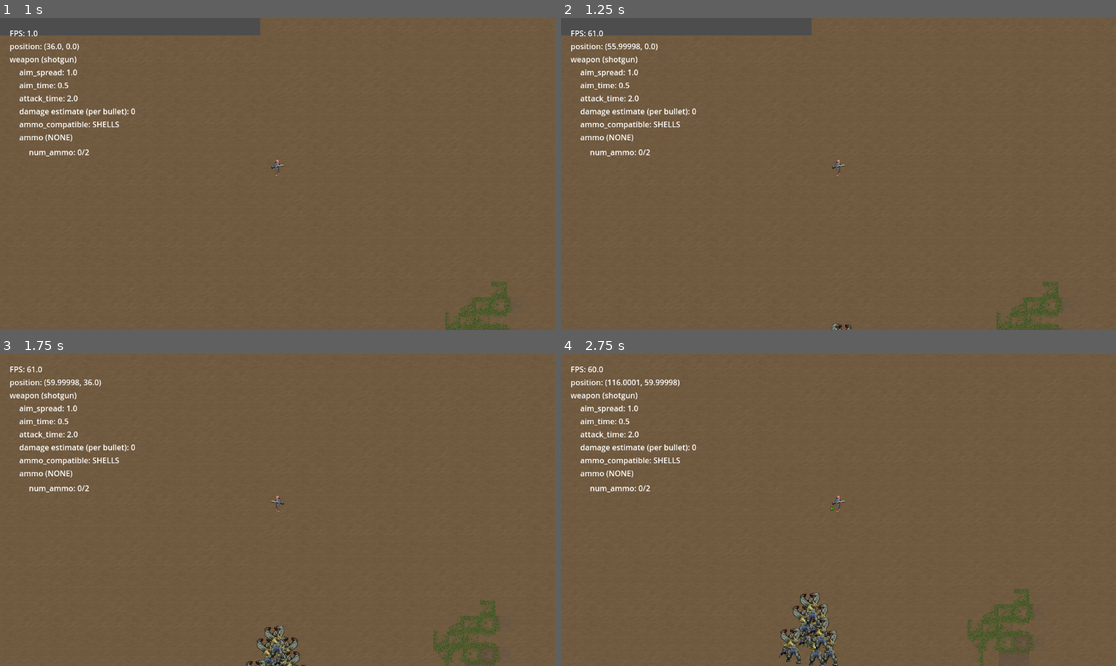
Above: before the commit, frames 1-4 (two rows, left to right).
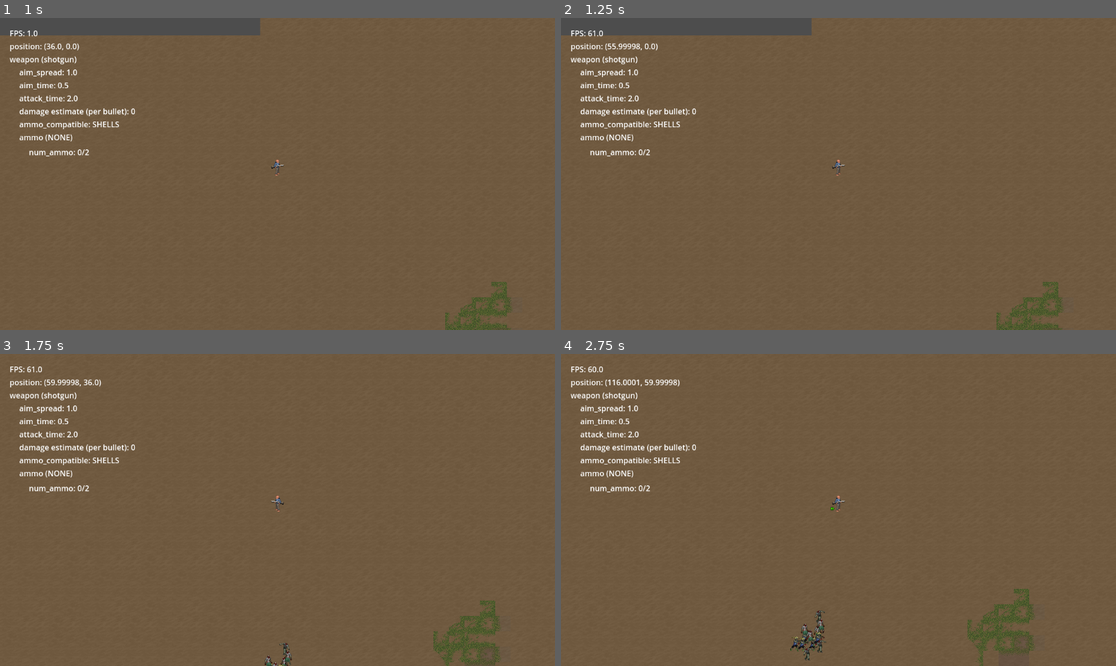
Above: after the commit, the same moments.

Repository: tegaki-tegaki/z_game
Game: Godot game, scene res://world/main.tscn
Same seed, same stepped clock (60 frames per second), same inputs: the game is played once before the commit and once after it.
Inputs (mouse positions are in pixels of both pictures, inside the frame that each line leads up to):
- Up to frame 1 (1 s): tap Enter at 0.5 s; move the mouse to (399, 158) at 0.52 s; hold D (move_right) from 0.53 s (still down); hold Right mouse button (aim_weapon) from 0.53 s (still down)
- Up to frame 2 (1.25 s): keep holding D (move_right); keep holding Right mouse button (aim_weapon)
- Up to frame 3 (1.75 s): move the mouse to (166, 525) at 1.27 s; release D (move_right) at 1.28 s; release Right mouse button (aim_weapon) at 1.28 s; hold S (move_down) from 1.28 s (still down); click (166, 525) at 1.35 s
- Up to frame 4 (2.75 s): move the mouse to (894, 441) at 2.02 s; release S (move_down) at 2.03 s; hold D (move_right) from 2.03 s (still down); hold Shift (run_hold) from 2.03 s (still down)

Frame 1 is identical in both runs. In frame 2, less than 0.1% of the frame differs, in the area x 48-53%, y 97-100%; in frame 3, 0.6%; in frame 4, 1.3%, in the area x 39-50%, y 76-100%.

Commit message:
move more into Character.load_creature()

Diff:
--- a/models/creature.gd
+++ b/models/creature.gd
@@ -9,3 +9,4 @@
 @export var health: float
 @export var name: String
 @export var y_offset: float
+@export var corpse_y_offset: float
--- a/resources/creatures/mon_zombie_brainless.tres
+++ b/resources/creatures/mon_zombie_brainless.tres
@@ -4,17 +4,10 @@
 
 [resource]
 script = ExtResource("1_drbxe")
-sprite_texture = "human_body_plus.png"
-sprite_hframes = 16
-sprite_vframes = 38
-sprite_frame = 183
-sprite_corpse_texture = "human_body_plus.png"
-sprite_corpse_hframes = 16
-sprite_corpse_vframes = 38
-sprite_corpse_frame = 181
 size = 7.0
 speed = 65.0
-health = 1000.0
+health = 800.0
 name = "mon_zombie_brainless"
 y_offset = 8.0
+corpse_y_offset = 8.0
 metadata/_custom_type_script = "uid://b6gcuujxr28r"
--- a/resources/creatures/mon_zombie_hulk.tres
+++ b/resources/creatures/mon_zombie_hulk.tres
@@ -5,8 +5,9 @@
 [resource]
 script = ExtResource("1_p3c65")
 size = 14.0
-speed = 68.0
+speed = 75.0
 health = 10000.0
 name = "mon_zombie_hulk"
-y_offset = 8.0
+y_offset = -6.0
+corpse_y_offset = 10.0
 metadata/_custom_type_script = "uid://b6gcuujxr28r"
--- a/resources/creatures/mon_zombie_runner.tres
+++ b/resources/creatures/mon_zombie_runner.tres
@@ -4,17 +4,10 @@
 
 [resource]
 script = ExtResource("1_1q7a1")
-sprite_texture = "human_body_plus.png"
-sprite_hframes = 16
-sprite_vframes = 38
-sprite_frame = 195
-sprite_corpse_texture = "human_body_plus.png"
-sprite_corpse_hframes = 16
-sprite_corpse_vframes = 38
-sprite_corpse_frame = 221
 size = 7.0
 speed = 80.0
 health = 1000.0
 name = "mon_zombie_runner"
 y_offset = 8.0
+corpse_y_offset = 8.0
 metadata/_custom_type_script = "uid://b6gcuujxr28r"
--- a/scripts/Utils.gd
+++ b/scripts/Utils.gd
@@ -25,7 +25,9 @@
 
 
 static func play_shot_sound(node: Node, sound: AudioStream):
-    var audioplayer = node.get_node("%audio/gunshot") as AudioStreamPlayer2D
+    var audioplayer = (
+        node.get_node("%audio/gunshot") as AudioStreamPlayer2D
+    )
     audioplayer.stream = sound
     audioplayer.play()
 
@@ -34,3 +36,20 @@
     var audioplayer = node.get_node("%audio/reload") as AudioStreamPlayer2D
     audioplayer.stream = sound
     audioplayer.play()
+
+
+## [param items] must be like this: [ [item, weight], [item, weight] ]
+static func weighted_random_pick(items: Array):
+    var total_weight = 0.0
+    for item in items:
+        total_weight += item[1]
+
+    var random_value = randf() * total_weight
+    var cumulative = 0.0
+
+    for item in items:
+        cumulative += item[1]
+        if random_value < cumulative:
+            return item[0]
+
+    return items[-1][0]  # Fallback
--- a/scripts/body_component.gd
+++ b/scripts/body_component.gd
@@ -6,24 +6,8 @@
 @onready var base: Sprite2D = $base
 
 
-func _ready():
-    base.texture = creature.sprite
-    position.y = creature.y_offset
-
-
 func _process(_delta: float):
     if aim.target_position.x > 0:
         transform.x = Vector2.RIGHT
     elif aim.target_position.x < 0:
         transform.x = Vector2.LEFT
-
-
-func set_dead():
-    base.texture = creature.sprite_corpse
-
-
-func load_creature(_creature: CreatureResource):
-    creature = _creature
-    var textures = G.get_creature_textures(_creature.name)
-    creature.sprite = textures.texture
-    creature.sprite_corpse = textures.corpse_texture
--- a/scripts/health_bar_component.gd
+++ b/scripts/health_bar_component.gd
@@ -1,11 +1,11 @@
 class_name HealthBarComponent
 extends ProgressBar
 
-@export var body: BodyComponent
+@onready var parent: Character = $".."
 
 func _ready():
     value = 1.0
-    position += Vector2(0, body.creature.size)
+    position += Vector2(0, parent.creature.size)
 
 
 func _process(_delta: float):
--- a/scripts/health_component.gd
+++ b/scripts/health_component.gd
@@ -1,9 +1,8 @@
 extends Node2D
 class_name HealthComponent
 
-@export var MAX_HEALTH := 1000.0
 @export var health_bar: HealthBarComponent
-@onready var parent = get_parent()
+@onready var parent = get_parent() as Character
 
 var health: float
 
@@ -12,7 +11,7 @@
 var __damage_within_tick = 0.0
 
 func _ready():
-    health = MAX_HEALTH
+    health = parent.health
 
 func damage(raw_damage: float, impact_vector: Vector2):
     health -= raw_damage
@@ -37,4 +36,4 @@
         #parent.queue_free()
 
     if health_bar:
-        health_bar.value = inverse_lerp(0.0, MAX_HEALTH, health)
+        health_bar.value = inverse_lerp(0.0, parent.MAX_HEALTH, health)
--- /dev/null
+++ b/world/characters/Character.gd
@@ -0,0 +1,50 @@
+extends CharacterBody2D
+class_name Character
+
+@export var body: BodyComponent
+@export var hitbox_component: CollisionShape2D
+@export var health_component: HealthComponent
+@export var label: Label
+
+var creature: CreatureResource
+
+var MAX_HEALTH: float
+var health: float
+var speed: float
+var stamina = 100
+var strength = 10
+var is_dead = false
+
+
+func _ready():
+    body.base.texture = creature.sprite
+    body.position.y = creature.y_offset
+    speed = creature.speed
+
+
+func load_creature(creature_: CreatureResource):
+    creature = creature_
+    var textures = G.get_creature_textures(creature_.name)
+    creature.sprite = textures.texture
+    creature.sprite_corpse = textures.corpse_texture
+    MAX_HEALTH = creature_.health
+    health = creature_.health
+    speed = creature_.speed
+
+    var shape = CircleShape2D.new()
+    shape.radius = creature.size
+    hitbox_component.shape = shape
+
+    if label:
+        label.text = creature.name
+
+
+func damage(raw_damage: float, impact_vector: Vector2):
+    health_component.damage(raw_damage, impact_vector)
+
+
+func set_dead():
+    is_dead = true
+    body.base.texture = creature.sprite_corpse
+    body.position.y = creature.corpse_y_offset
+    hitbox_component.disabled = true
--- a/world/characters/enemy.gd
+++ b/world/characters/enemy.gd
@@ -1,17 +1,12 @@
+extends Character
 class_name Enemy
-extends CharacterBody2D
 
 @onready var sprite_2d: Sprite2D = $Sprite2D
-@onready var health_component: HealthComponent = $HealthComponent
 @onready var aim_component: RayCast2D = $AimComponent
 @onready var wield: Node2D = $wield
-@onready var body_component: BodyComponent = $BodyComponent
-@onready var hitbox_component: CollisionShape2D = $HitboxComponent
 
 var has_target = false
 var target: Vector2 = Vector2()
-var speed
-var is_dead = false
 
 var player = null
 
@@ -23,7 +18,8 @@
             player = _player
 
 func _ready() -> void:
-    speed = body_component.creature.speed
+    super._ready()
+    pass
 
 
 ## [code]time_scale[/code] determines velocity
@@ -42,14 +38,6 @@
     move_and_slide()
 
 
-func damage(raw_damage: float, impact_vector: Vector2):
-    health_component.damage(raw_damage, impact_vector)
-
-func set_dead():
-    is_dead = true
-    body_component.set_dead()
-    hitbox_component.disabled = true
-
 func update_ai(player_state: PlayerState):
     # if can see player -> move to
     # if can't see but saw -> move to last seen
--- a/world/characters/enemy.tscn
+++ b/world/characters/enemy.tscn
@@ -10,11 +10,15 @@
 [sub_resource type="CircleShape2D" id="CircleShape2D_nhupr"]
 radius = 6.5
 
-[node name="enemy" type="CharacterBody2D"]
+[node name="enemy" type="CharacterBody2D" node_paths=PackedStringArray("body", "hitbox_component", "health_component", "label")]
 collision_layer = 2
 collision_mask = 3
 motion_mode = 1
 script = ExtResource("1_nhupr")
+body = NodePath("BodyComponent")
+hitbox_component = NodePath("HitboxComponent")
+health_component = NodePath("HealthComponent")
+label = NodePath("name")
 
 [node name="HitboxComponent" type="CollisionShape2D" parent="."]
 shape = SubResource("CircleShape2D_nhupr")
@@ -35,9 +39,8 @@
 theme_override_colors/font_color = Color(1, 1, 1, 0.415686)
 text = "monster_name"
 
-[node name="HealthBarComponent" parent="." node_paths=PackedStringArray("body") instance=ExtResource("3_rcv5e")]
+[node name="HealthBarComponent" parent="." instance=ExtResource("3_rcv5e")]
 unique_name_in_owner = true
-body = NodePath("../BodyComponent")
 
 [node name="HealthComponent" parent="." node_paths=PackedStringArray("health_bar") instance=ExtResource("3_ggbst")]
 health_bar = NodePath("../HealthBarComponent")
--- a/world/characters/player.gd
+++ b/world/characters/player.gd
@@ -1,18 +1,14 @@
-extends CharacterBody2D
+extends Character
 class_name Player
 
 signal player_action(player)
 
 @onready var skin: Sprite2D = %skin
 @onready var combat: CombatComponent = %CombatComponent
-@onready var body_component: BodyComponent = %BodyComponent
 @onready var bullets = C.bullets
 @onready var bullet_decals = C.bullet_decals
 @onready var aim_component: AimComponent = $AimComponent
 
-var speed = 80
-var stamina = 100
-var strength = 10
 var can_act = true
 
 var is_aiming = false
@@ -20,6 +16,7 @@
 
 
 func _ready() -> void:
+    super._ready()
     T.set_time_scale(0)
     set_aim_spread()
 
@@ -137,7 +134,7 @@
 # this is only for non-time behaviour
 func handle_modes():
     var status = %status as Node2D
-    status.position = body_component.base.position
+    status.position = body.base.position
     var run_mode = Input.is_action_pressed("run_hold")
     var running = status.get_node("running") as Sprite2D
     if run_mode:
--- a/world/characters/player.tscn
+++ b/world/characters/player.tscn
@@ -15,8 +15,11 @@
 [sub_resource type="CircleShape2D" id="CircleShape2D_3eadt"]
 radius = 7.0
 
-[node name="player" type="CharacterBody2D"]
+[node name="player" type="CharacterBody2D" node_paths=PackedStringArray("body", "hitbox_component", "health_component")]
 script = ExtResource("1_dnjla")
+body = NodePath("BodyComponent")
+hitbox_component = NodePath("CollisionShape2D")
+health_component = NodePath("HealthComponent")
 
 [node name="CollisionShape2D" type="CollisionShape2D" parent="."]
 shape = SubResource("CircleShape2D_3eadt")
--- a/world/main.gd
+++ b/world/main.gd
@@ -12,51 +12,54 @@
     debug_spawn_enemy_rect(Rect2(Vector2(300, -2000), cluster), 1)
     debug_spawn_enemy_rect(Rect2(Vector2(0, 400), cluster), 1)
 
+    var hulk = preload("res://resources/creatures/mon_zombie_hulk.tres")
+    spawn_enemy(Vector2(1000, -2000), hulk)
+
 
 func spawn_player(location: Vector2):
     var player = PLAYER.instantiate()
     player.position = location
 
     var creature = preload("res://resources/creatures/human.tres")
-
-    var body = player.get_node("BodyComponent") as BodyComponent
-    body.load_creature(creature)
+    player.load_creature(creature)
 
     add_child(player)
+
+
+func spawn_enemy(location: Vector2, creature: CreatureResource):
+    var enemy = ENEMY.instantiate()
+
+    enemy.load_creature(creature)
+
+    enemy.position = location
+    enemies.add_child(enemy)
 
 
 ## [param density] how much to fill the rect with enemies
 func debug_spawn_enemy_rect(rect: Rect2, density: float):
     var _density = clamp(density, 0, 0.5)
     var creatures = [
-        preload("res://resources/creatures/mon_zombie_brainless.tres"),
-        preload("res://resources/creatures/mon_zombie_runner.tres"),
-        preload("res://resources/creatures/mon_zombie_hulk.tres")
+        [
+            preload("res://resources/creatures/mon_zombie_brainless.tres"),
+            10.0
+        ],
+        [
+            preload("res://resources/creatures/mon_zombie_runner.tres"),
+            10.0
+        ],
+        [preload("res://resources/creatures/mon_zombie_hulk.tres"), 1.0],
     ]
+    var _only_creatures = creatures.map(func(c): return c[0])
     var occupant_size = ceil(
         (
-            creatures.reduce(func(acc, c): return acc + c.size, 0)
-            / creatures.size()
+            _only_creatures.reduce(func(acc, c): return acc + c.size, 0)
+            / _only_creatures.size()
         )
     )
     var area = rect.get_area()
     var spawn_count = int((area / (occupant_size * 2) ** 2) * _density)
     for i in spawn_count:
-        var enemy = ENEMY.instantiate()
-        var creature = creatures.pick_random()
-
-        var body = enemy.get_node("BodyComponent") as BodyComponent
-        body.load_creature(creature)
-
-        var label = enemy.get_node("name") as Label
-        label.text = creature.name
-
-        var collision_shape: CollisionShape2D = (
-            enemy.get_node("HitboxComponent") as CollisionShape2D
-        )
-        var shape = CircleShape2D.new()
-        shape.radius = creature.size
-        collision_shape.shape = shape
+        var creature = Utils.weighted_random_pick(creatures)
 
         @warning_ignore("integer_division")
         # enemy.position = Vector2((i % 5) * 300, i / 5 * 100)
@@ -66,9 +69,7 @@
         var rand_y = randf_range(
             rect.position.y, rect.position.y + rect.size.y
         )
-        enemy.position = Vector2(rand_x, rand_y)
-        enemies.add_child(enemy)
-
+        spawn_enemy(Vector2(rand_x, rand_y), creature)
 
 # Called every frame. 'delta' is the elapsed time since the previous frame.
 func _process(_delta: float) -> void:
Not shown, added: world/characters/Character.gd.uid
